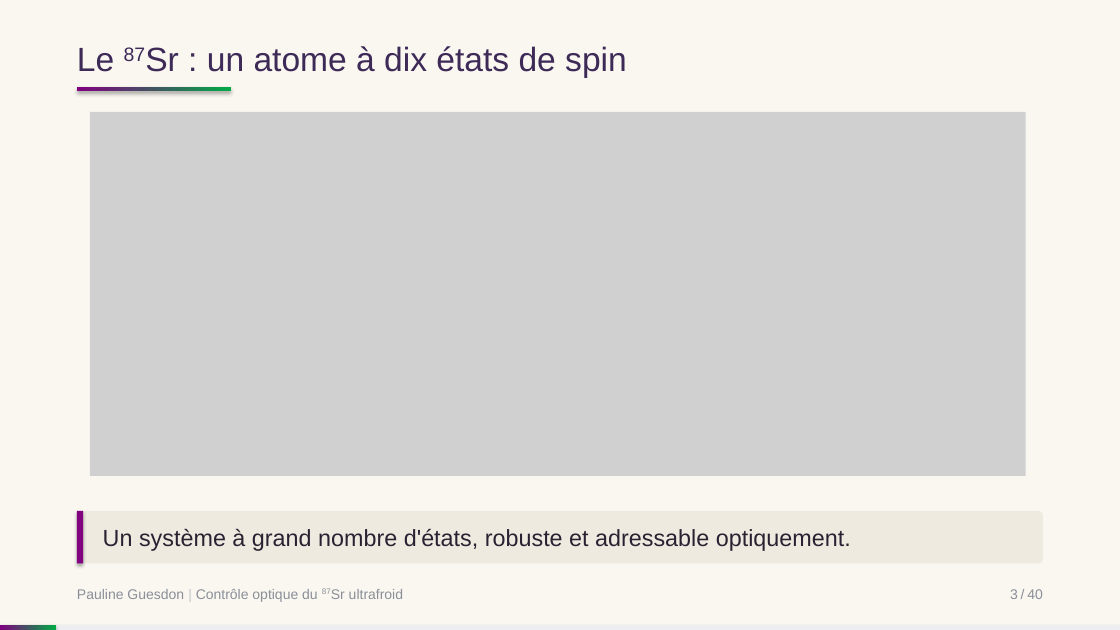
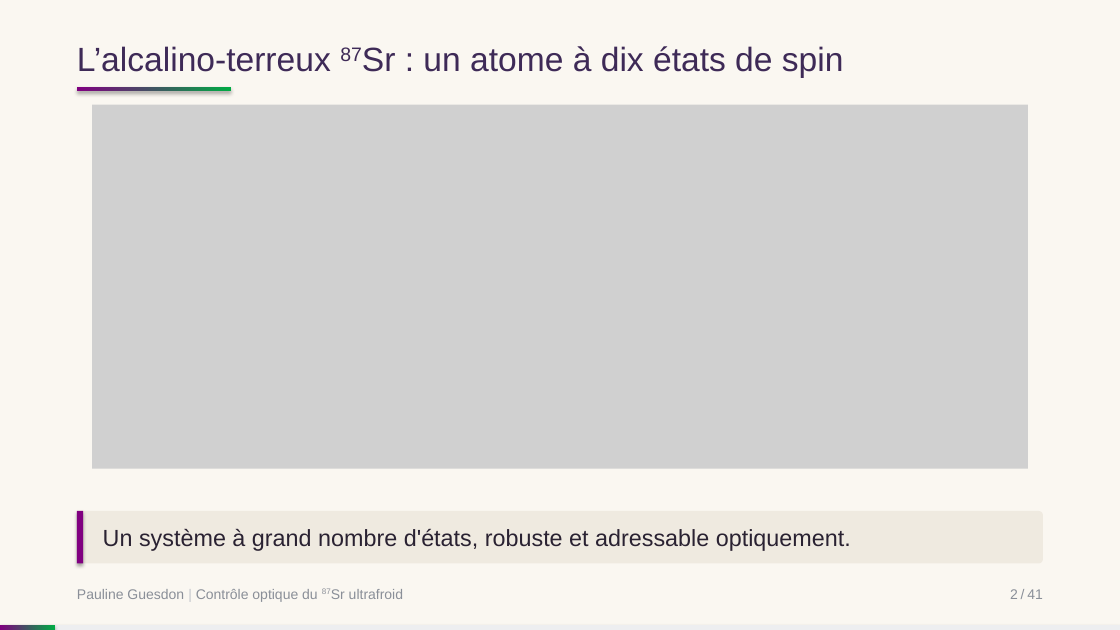
Before and after one commit to PaulineGuesdon/Inchallah-lui-il-marche, a slide deck: slide 4 of Soutenance/soutenance.pptx (slide 5 before the commit). Drawn at 1120x630 pixels with LibreOffice and Linux fonts; fonts in the diff are those of the drawing; grey boxes stand for pictures. Boxes give left, top, right and bottom in pixels: in the first picture for what was removed or moved away, otherwise in the second. Text is boxed around its words. In the diff, an @@ line names an element or a change of style, - is before the commit and + after.

```diff
--- a/Soutenance/soutenance.pptx
+++ b/Soutenance/soutenance.pptx
@@ text at (77,46,844,77): text changed @@
-Le 87Sr : un atome à dix états de spin
+L’alcalino-terreux 87Sr : un atome à dix états de spin
@@ picture: place and size @@
-picture at (90,112,1026,476)
+picture at (92,105,1028,469)
@@ text at (1010,589,1043,599): text changed @@
-3 / 40
+2 / 41
```
Also in this commit, not shown: 36 other slides changed, 4 slides added, 2 slides removed.
